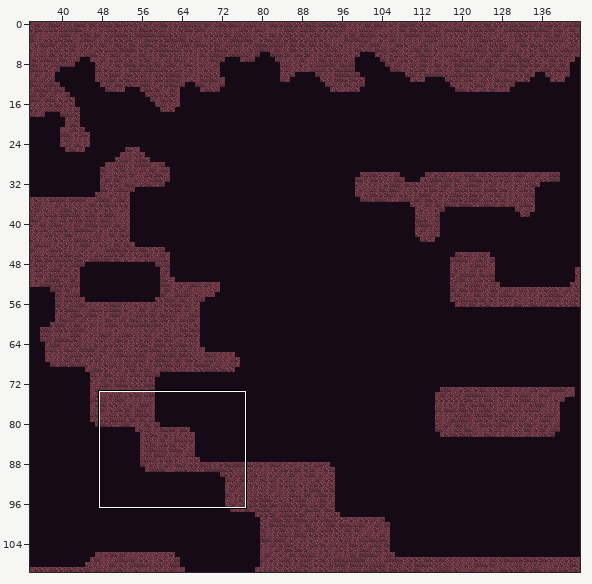
Tiled map -- android/assets/maps/level1.tmx. Above, an overview of the earlier version with the close-up marked.
Close-up. As it was:
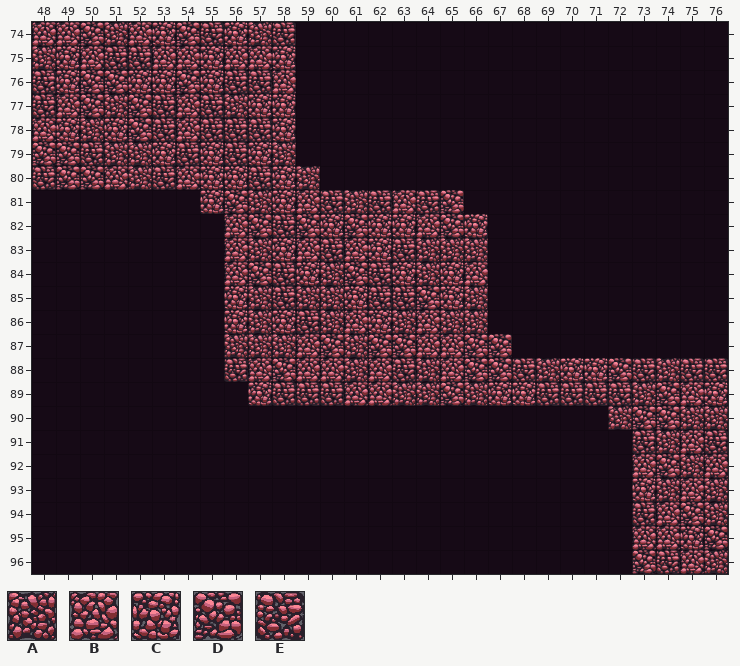
Cells are 64x64 px. Shown: x 48..76, y 74..96. The commit also changed other parts of the map, which this record leaves out.
Key: from "tileMapGutter": A 5, B 6, C 7, D 8, E 9.
_ is an empty cell.
Layers that did not change in this view are not listed.
Layer "terrain" before, first column x 48:
74 BBDABCDECAE__________________
75 ACBEEBBCBBC__________________
76 ECDDCCDCEEB__________________
77 EBDADEBEACC__________________
78 BCACDEBEEEC__________________
79 DDEAACECECA__________________
80 EDDBAEBCCECA_________________
81 _______CDACBEAEBED___________
82 ________BDEDCDCCBDC__________
83 ________BACBEBCEAAA__________
84 ________BDECADECACB__________
85 ________CAEAACEEDCA__________
86 ________CACEABCABAA__________
87 ________AAABDADDBBDD_________
88 ________EBDBBABEABDDEACCDEAEE
89 _________CEEEBBAADACCEEEEADBC
90 ________________________ADDAA
91 _________________________EABE
92 _________________________BDAB
93 _________________________CABA
94 _________________________EBDA
95 _________________________BBCD
96 _________________________DEBA
After:
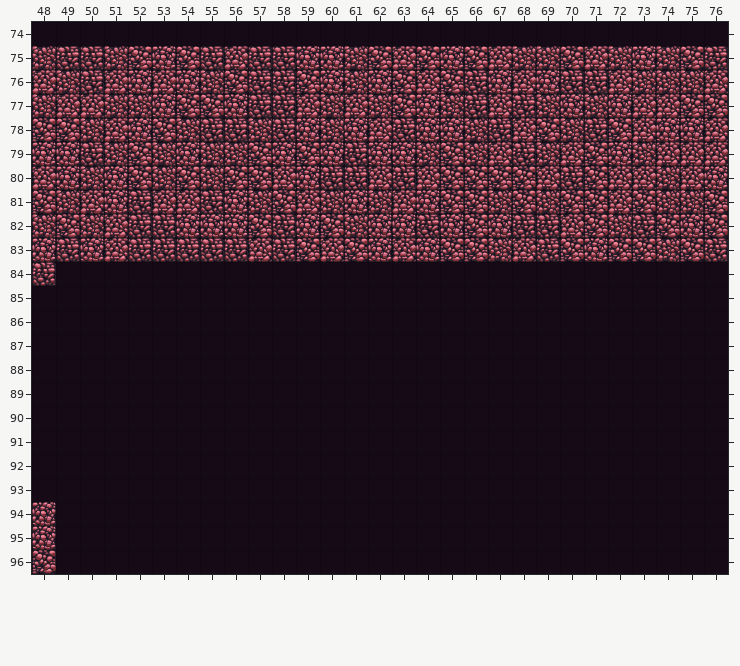
Change:
Changed rows in their new state; . is an unchanged cell.
Layer "terrain":
first column x 48:
74 ___________..................
75 .EEADCDE.EECCADBDCDBAADBACADE
76 BAEB.BCAD.EDCACDBDECBCEEBAAAB
77 A.B.ACDDCEEBABADCAEBEACACBBDD
78 DD.BCDA..AECACBECCAEBDAEDBCCB
79 CC..DACAADCDCECCADABEABDCABBB
80 BCACDADADDBCEEBEBDDDDBEDBBABC
81 DABCEBBEC.D.ACA.C.DADADDBDAAD
82 ADABEECCC..CDA..ECDCEEBDAEDCD
83 CECBEEEEEBEDBD.BCDDABEDCDDADE
84 E.......___________..........
85 ........___________..........
86 ........___________..........
87 ........____________.........
88 ........_____________________
89 .........____________________
90 ........................_____
91 .........................____
92 .........................____
93 .........................____
94 C........................____
95 C........................____
96 D........................____
Boxes around the changes in both close-ups, in picture pixels (x1, y1, x2, y2):
changed: (32, 22, 728, 574)
